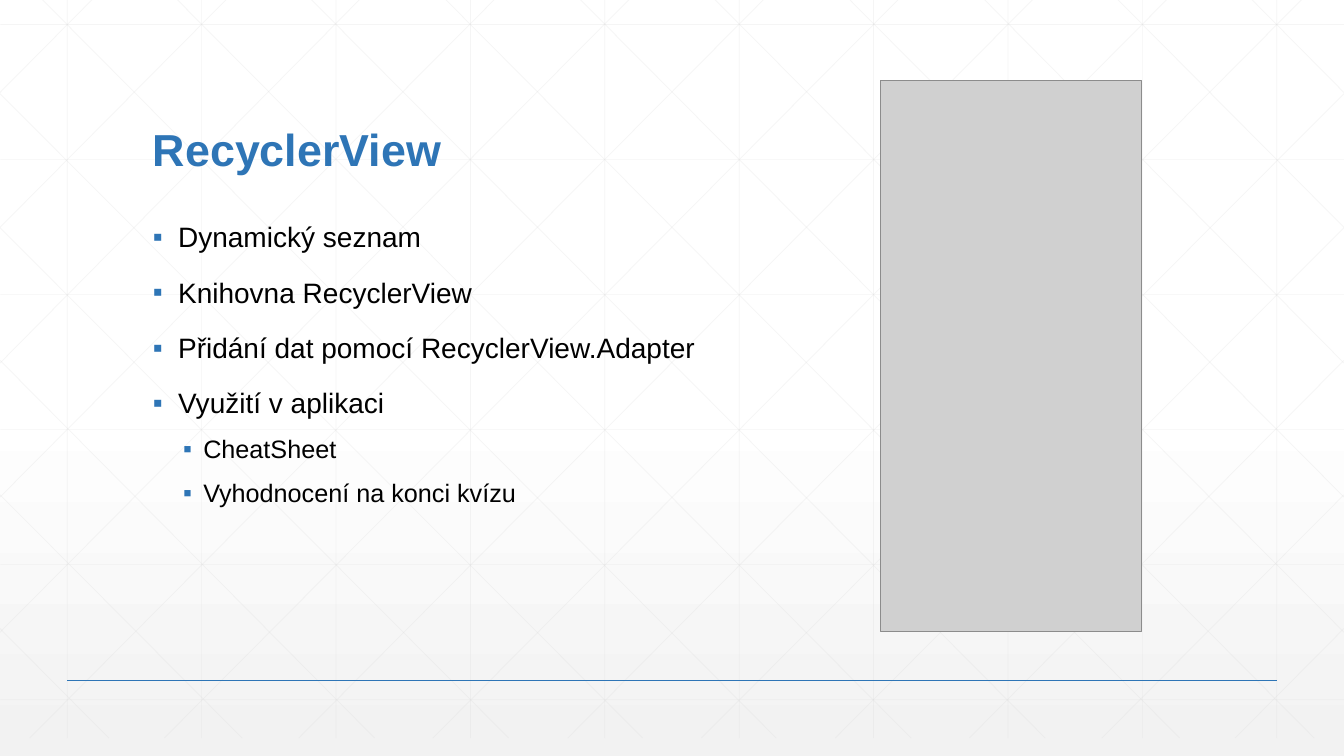
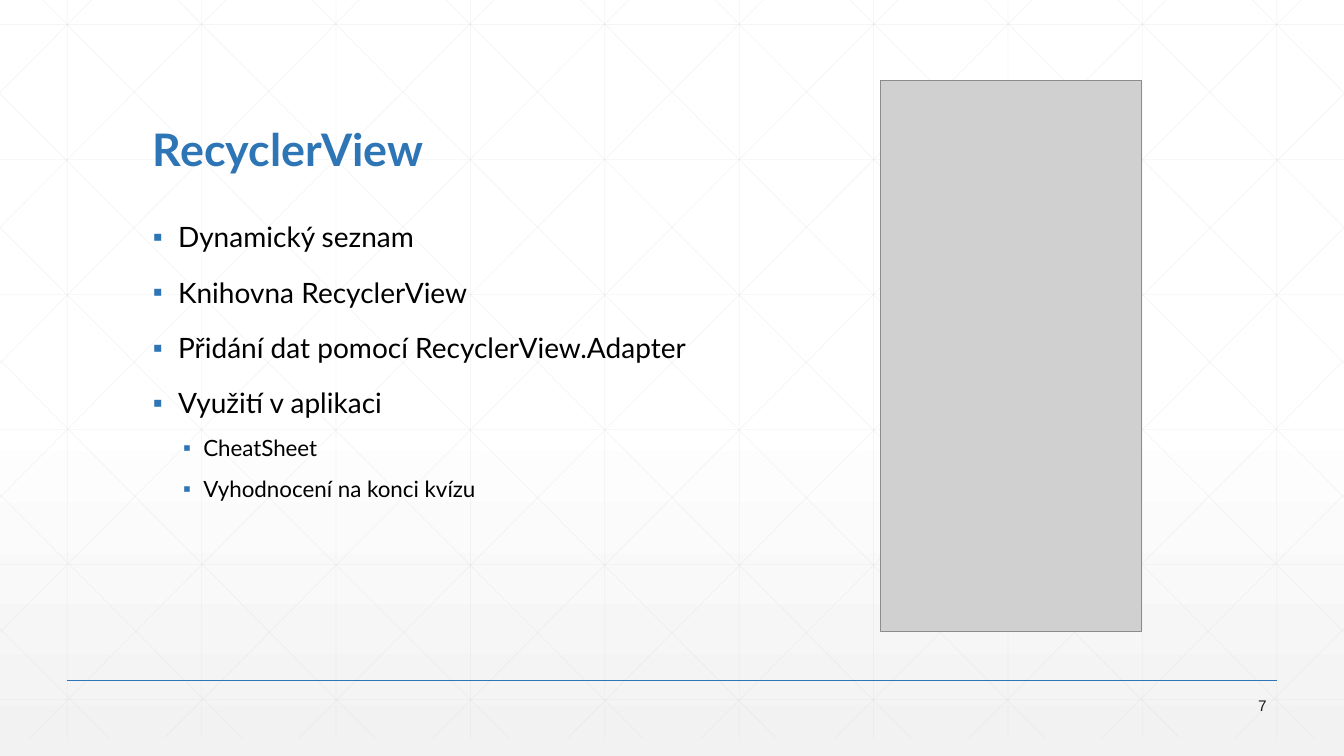
Before and after one commit to MetrKolben/MatKap, a slide deck: slide 7 of MatKap.pptx. Drawn at 1344x756 pixels with LibreOffice and Linux fonts; fonts in the diff are those of the drawing; grey boxes stand for pictures. Boxes give left, top, right and bottom in pixels: in the first picture for what was removed or moved away, otherwise in the second. Text is boxed around its words. In the diff, an @@ line names an element or a change of style, - is before the commit and + after.

```diff
--- a/MatKap.pptx
+++ b/MatKap.pptx
@@ title "RecyclerView" at (153, 132, 423, 174): font Arial to Lato @@
@@ text "Dynamický seznam" at (178, 226, 686, 501): font Arial to Lato; size 18 to 16 pt in "CheatSheet", "Vyhodnocení na konci kvízu" @@
@@ page number added at (1258, 700, 1267, 711), 11 pt, text #1A1A1A @@
+7
```
Also in this commit, not shown: 18 other slides changed.
